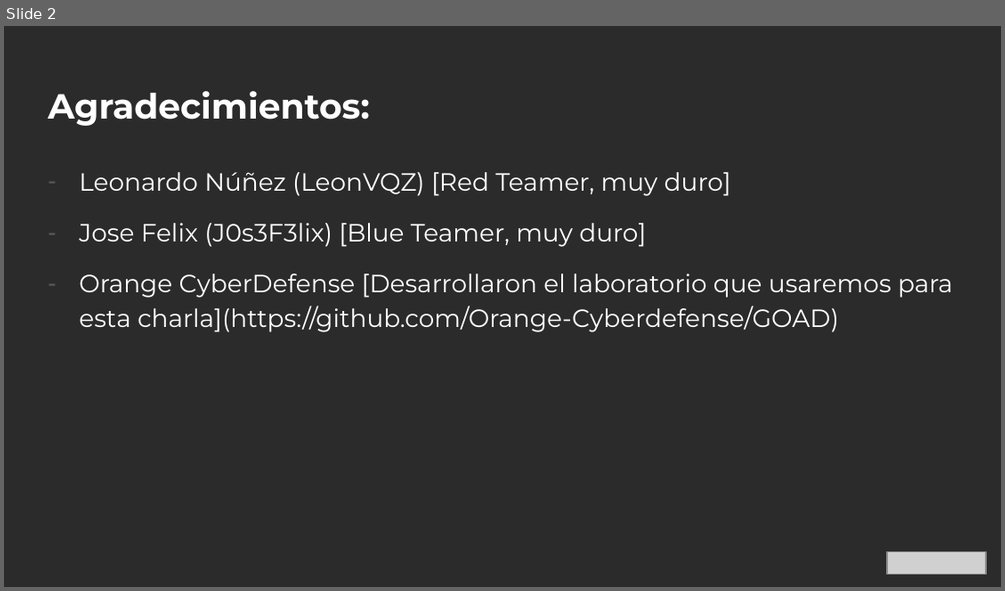
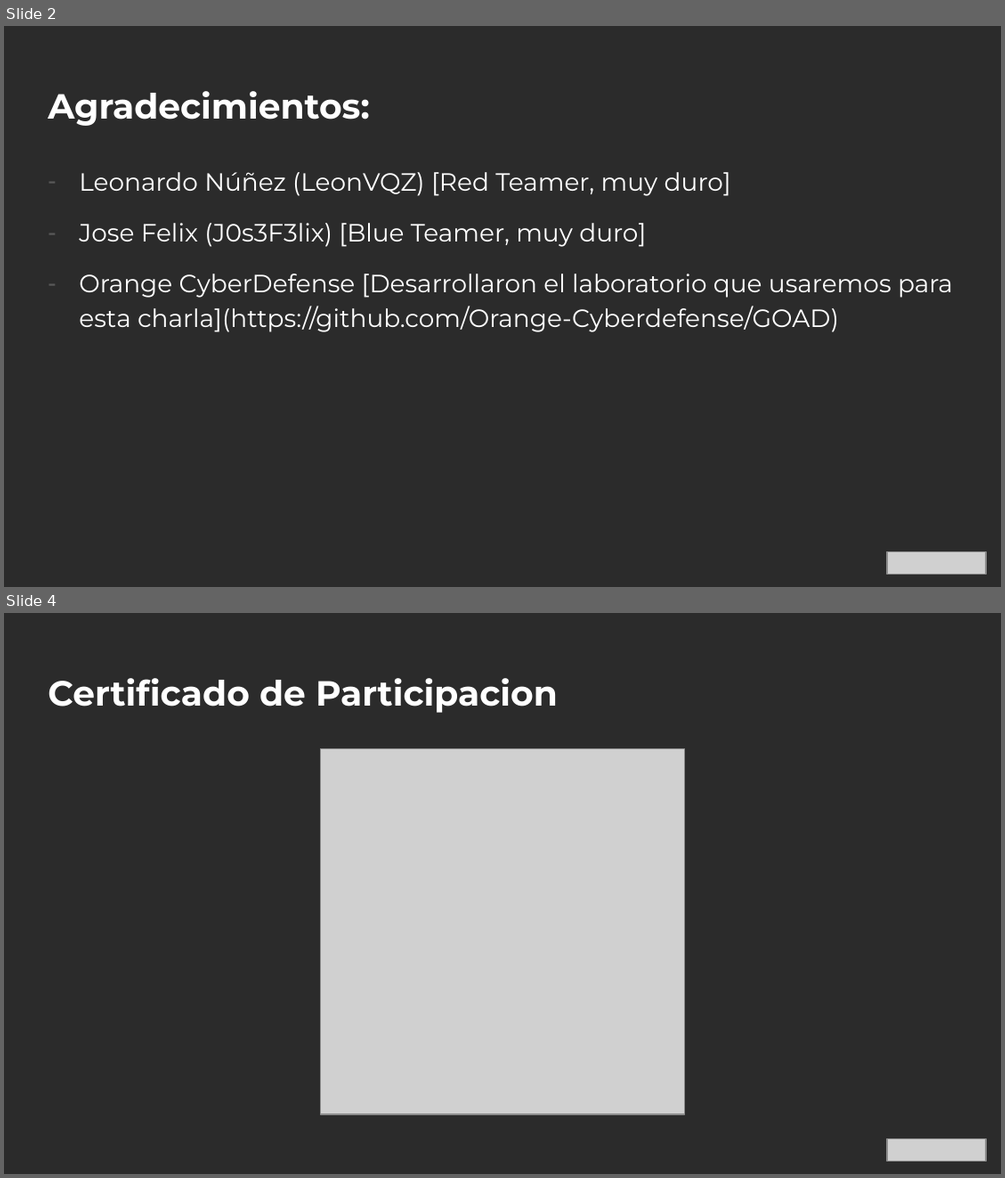
Before and after one commit to nelcolon/HackConRD-AD, a slide deck: Presentacion/HackCon25 - AD Ataque & Defensa .pptx. Shown one above the other, each under a label of ours: slide 2 before the commit, slides 2 and 4 after it; the slides between them are not shown. The pictures are 1005x591 and 1005x1178 pixels, drawn with LibreOffice and Linux fonts; fonts in the diff are those of the drawing; grey boxes stand for pictures; background and template pictures are left out; a plain dark background stands for a picture behind light text. Boxes give left, top, right and bottom in pixels: in the first picture for what was removed or moved away, otherwise in the second. Text is boxed around its words. In the diff, an @@ line names an element or a change of style, - is before the commit and + after.

```diff
--- a/Presentacion/HackCon25 - AD Ataque & Defensa .pptx
+++ b/Presentacion/HackCon25 - AD Ataque & Defensa .pptx
@@ slide 4 added at (4,613,1001,1174), background picture (left out) @@
@@ title added at (48,678,558,713), 25.2 pt, text #FFFFFF, bold @@
+Certificado de Participacion
@@ picture added at (321,748,685,1114) @@
@@ picture added at (887,1138,986,1160) @@
```
Also in this commit, not shown: 19 slides changed, 1 other slide added, 1 other file.
